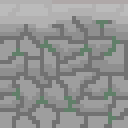
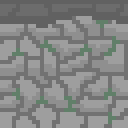
Layers edited between the first and the second w=128, h=128 image:
painted on "Layer 1" over 0, 0, 128, 28
